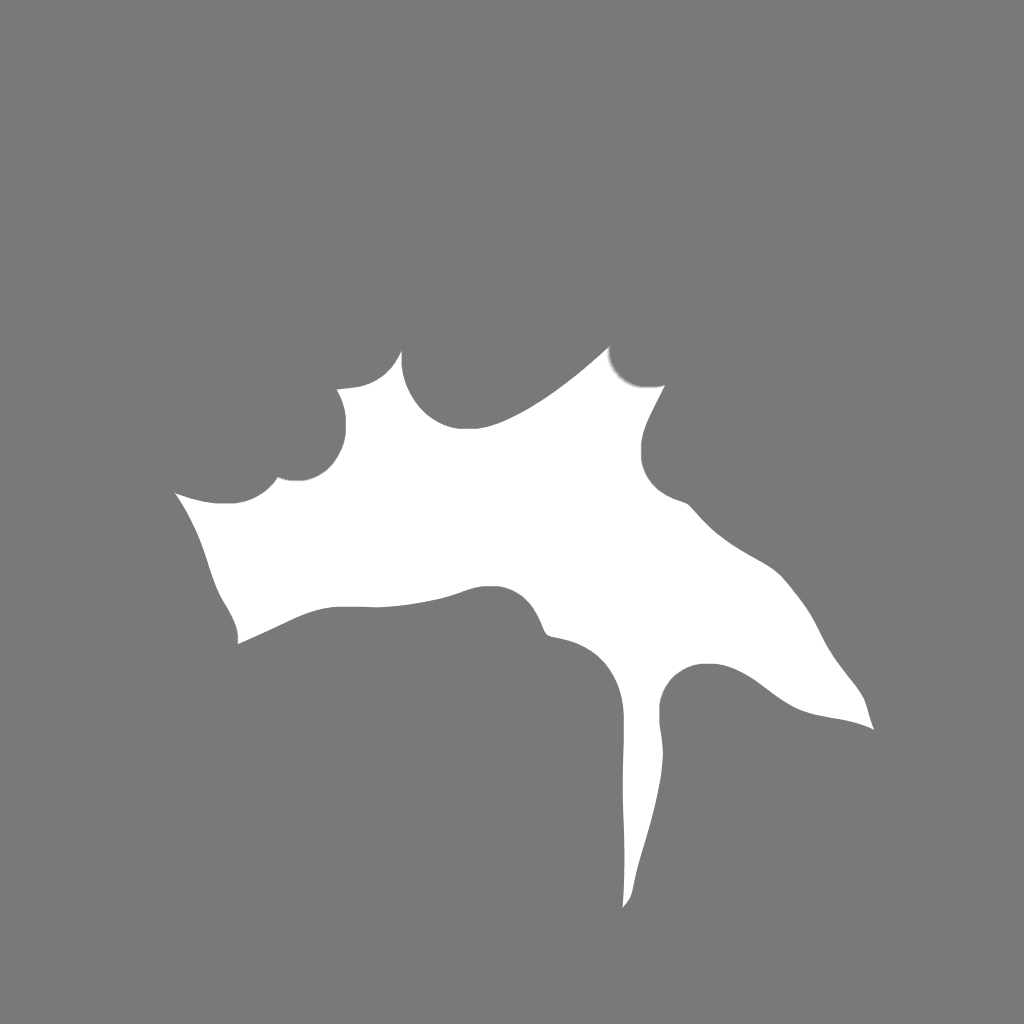
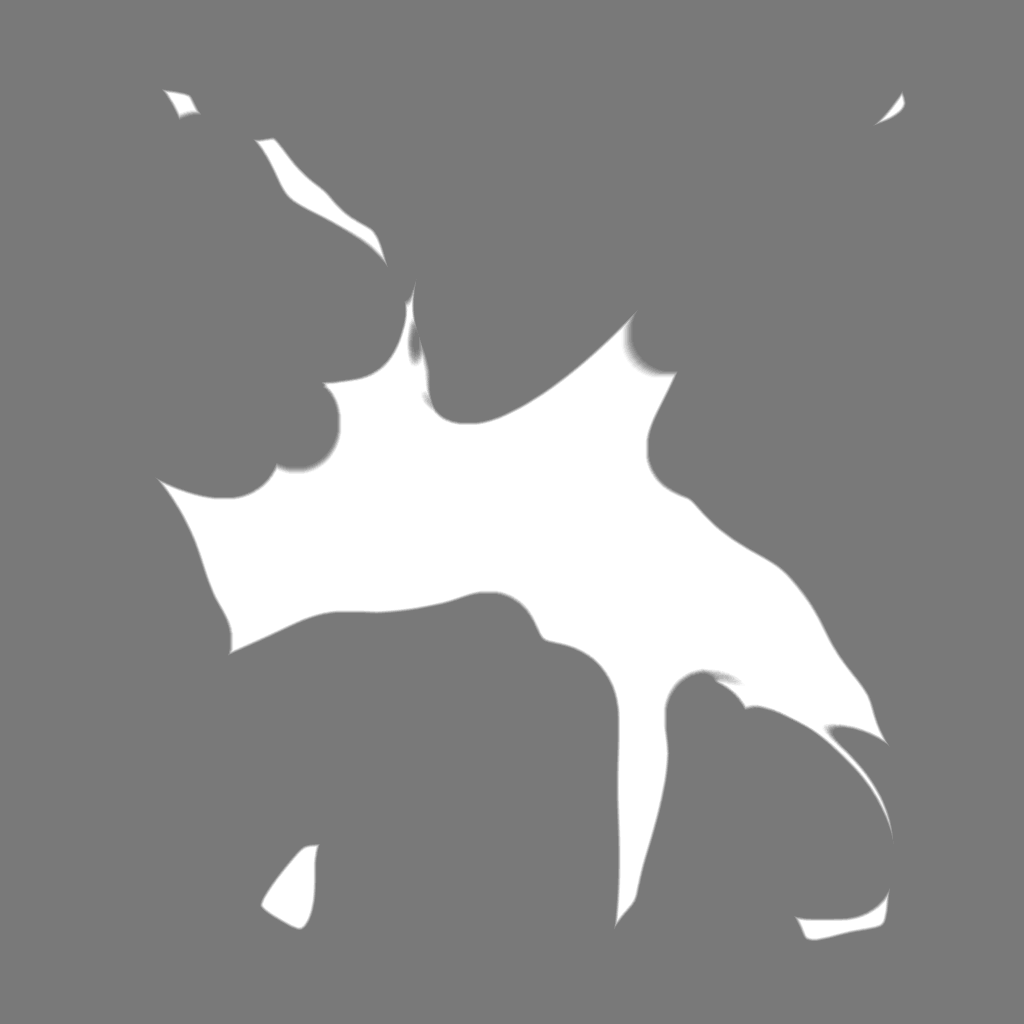
Comparing the layer stacks of the two 1024 x 1024 images. Changes:
added layer "Calque 2 copie" in group "Groupe 1" over [155,89,906,941]
added layer "Calque 2" in group "Groupe 1" over [155,89,906,941]
